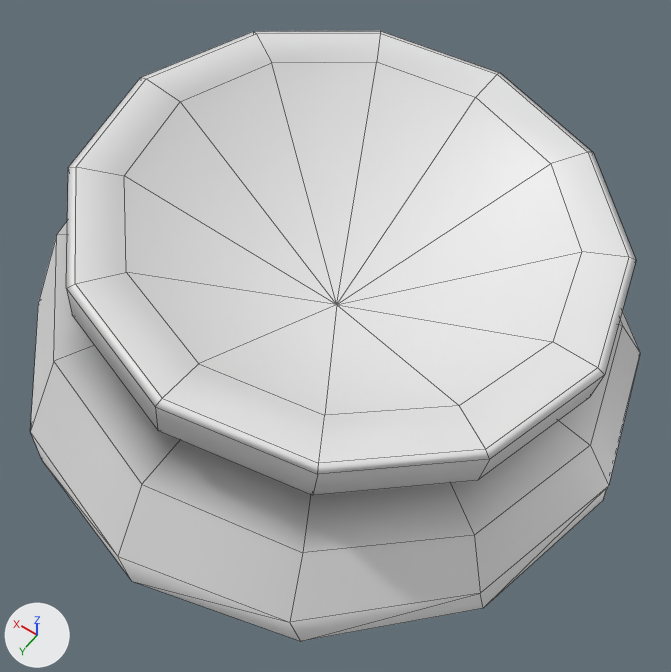
One commit to the FBX model Assets/Meshes/props/generator.fbx: the scene before it, then after it.
Both versions are drawn from a camera (50 mm lens) standing at (-3.42, 4.92, 8.02) and looking at (-0.19, 0.39, 0.89). Arrows for +X, +Y and +Z are at lower left; the lights stay in place. Mesh edges are drawn as thin lines.

Objects in the first picture: 'generator'.
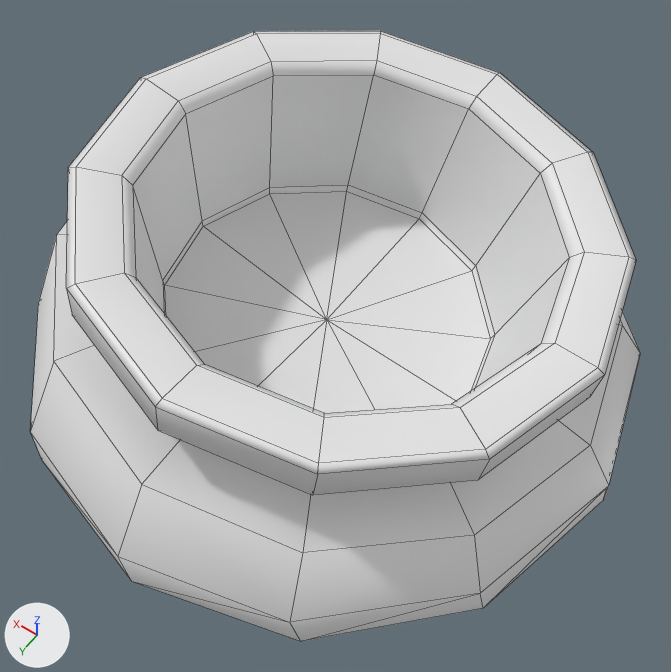
Commit message: lvl1 + generator edit

Diff of the bpy script that builds the scene:
```diff
--- a/Assets/Meshes/props/generator.fbx.py
+++ b/Assets/Meshes/props/generator.fbx.py
@@ me_cylinder @@
 # used by ob_generator; location = (0.0, 0.0, 0.0)
-me_cylinder.from_pydata(...)  # 97 vertices, 108 faces; spans x -3.04..3.27, y -3.18..3.18, z 0.01..2.54
+me_cylinder.from_pydata(...)  # 133 vertices, 144 faces; spans x -3.04..3.27, y -3.18..3.18, z 0.01..2.54
+# me_cylinder part 1
+# 12 faces are deleted
+# 13 vertices move from x -2.15..1.92, y -2.05..2.05, z 0.81..2.46 to x -2.17..1.94, y -2.07..2.07, z 0.41..2.47
+# 36 vertices are added at x -2.05..1.91, y -1.98..1.98, z 0.32..2.35
+# 48 new faces join them
```

Boxes (x1, y1, x2, y2) around the edits, measured in the pictures (671 x 672 px):
part 1 of me_cylinder, built on
    both: (99, 47, 613, 431)
